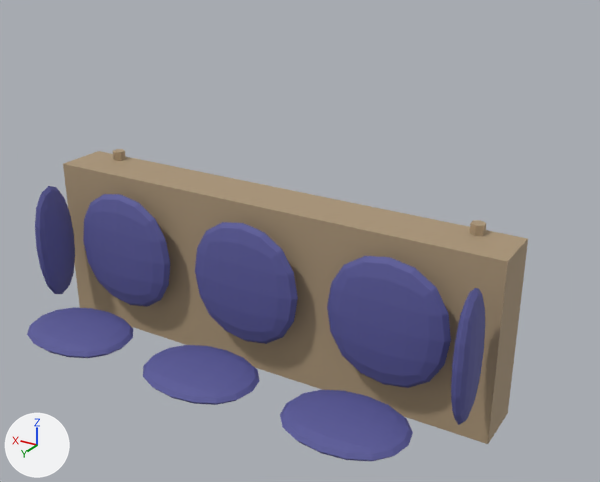
Two versions of the glTF model ev_engine/assets/sofa.glb, one commit apart.
Camera for both pictures: a 50 mm camera at (-1.52, 2.43, 1.29) aimed at (-0.13, 0.12, 0.13). Lighting does not change. The marker at lower left points along +X, +Y and +Z. The older version comes first. Vertices at exactly the same position are counted once.

Names of what the first picture shows: 'Sofa'.
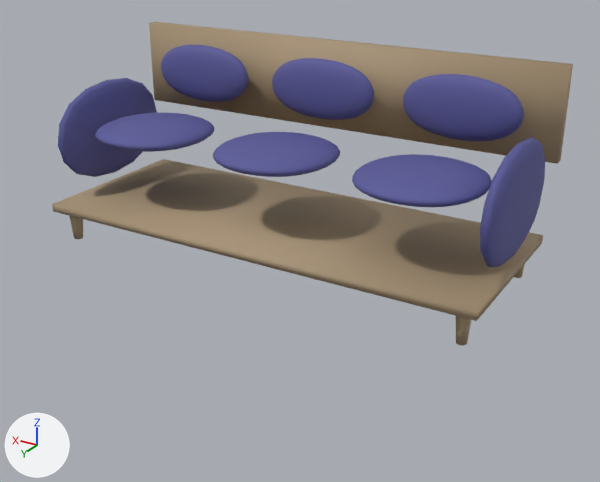
Where the change shows, as pixel boxes (x1, y1, x2, y2) in the pictures (600 x 482 px; the box of a moved part takes in the faces that stretch with it):
'Sofa', reshaped: before (27, 149, 528, 461); after (52, 22, 573, 346)
part 1 of me_cube_006, moved or reshaped: before (451, 288, 485, 425); after (480, 137, 545, 267)
part 2 of me_cube_006, moved or reshaped: before (35, 186, 75, 294); after (58, 78, 157, 177)
part 3 of me_cube_006, added (beige): after (52, 159, 543, 321)
part 4 of me_cube_006, added (beige): after (149, 22, 573, 164)
part 5 of me_cube_006, added: after (514, 264, 525, 278)
part 6 of me_cube_006, added: after (456, 316, 471, 346)
part 7 of me_cube_006, added: after (69, 216, 83, 239)
part 8 of me_cube_006, added (blue): after (352, 154, 492, 207)
part 9 of me_cube_006, added (blue): after (213, 132, 340, 177)
part 10 of me_cube_006, added (blue): after (95, 113, 214, 152)
part 11 of me_cube_006, added (blue): after (403, 74, 524, 141)
part 12 of me_cube_006, added (blue): after (272, 58, 374, 120)
part 13 of me_cube_006, added (blue): after (161, 45, 248, 102)
part 14 of me_cube_006, deleted: before (27, 149, 528, 461)

The change, as a diff of the scene's bpy script:
```diff
--- a/ev_engine/assets/sofa.glb.py
+++ b/ev_engine/assets/sofa.glb.py
@@ me_cube_006 @@
 # used by ob_sofa; location = (0.0, 0.0, 0.0)
-me_cube_006.from_pydata(...)  # 840 vertices, 1628 faces; spans x -0.9..0.9, y 0.02..0.71, z -0.38..0.31
+me_cube_006.from_pydata(...)  # 2592 vertices, 5128 faces; spans x -0.88..0.88, y -0.37..0.34, z 0.0..0.75
+# me_cube_006 part 1: the loose piece of 98 vertices spanning x -0.88..-0.82, y 0.26..0.44, z -0.23..0.23 is scaled about its middle by (1.25, 3.14, 0.836), then moved by (0.01, -0.35, 0.38)
+# me_cube_006 part 2: the loose piece of 98 vertices spanning x 0.82..0.88, y 0.26..0.44, z -0.23..0.23 is scaled about its middle by (1.25, 3.14, 0.836), then moved by (-0.01, -0.35, 0.38)
+# me_cube_006 part 3: a new loose piece, a box spanning x -0.86..0.86, y -0.335..0.335, z 0.12..0.15, in mat_ev_wood (beige #ac9678)
+# me_cube_006 part 4: a new loose piece, a box spanning x -0.88..0.88, y -0.365..-0.325, z 0.42..0.75, in mat_ev_wood (beige #ac9678)
+# me_cube_006 part 5: a new loose piece, an 8-sided cut cone along z (radius 0.018 at the low end, 0.028 at the high end) spanning x -0.828..-0.772, y -0.303..-0.247, z 0.0..0.12, in mat_ev_wood (beige #ac9678)
+# me_cube_006 part 6: a new loose piece, an 8-sided cut cone along z (radius 0.018 at the low end, 0.028 at the high end) spanning x -0.828..-0.772, y 0.247..0.303, z 0.0..0.12, in mat_ev_wood (beige #ac9678)
+# me_cube_006 part 7: a new loose piece, an 8-sided cut cone along z (radius 0.018 at the low end, 0.028 at the high end) spanning x 0.772..0.828, y 0.247..0.303, z 0.0..0.12, in mat_ev_wood (beige #ac9678)
+# me_cube_006 part 8: a new loose piece of 386 vertices spanning x -0.77..-0.33, y -0.16..0.28, z 0.38..0.46, in mat_ev_navy (blue #585898)
+# me_cube_006 part 9: a new loose piece of 386 vertices spanning x -0.22..0.22, y -0.16..0.28, z 0.38..0.46, in mat_ev_navy (blue #585898)
+# me_cube_006 part 10: a new loose piece of 386 vertices spanning x 0.33..0.77, y -0.16..0.28, z 0.38..0.46, in mat_ev_navy (blue #585898)
+# me_cube_006 part 11: a new loose piece of 386 vertices spanning x -0.77..-0.33, y -0.3..-0.21, z 0.47..0.7, in mat_ev_navy (blue #585898)
+# me_cube_006 part 12: a new loose piece of 386 vertices spanning x -0.22..0.22, y -0.3..-0.21, z 0.47..0.7, in mat_ev_navy (blue #585898)
+# me_cube_006 part 13: a new loose piece of 386 vertices spanning x 0.33..0.77, y -0.3..-0.21, z 0.47..0.7, in mat_ev_navy (blue #585898)
+# me_cube_006 part 14: 11 loose pieces with 644 vertices, spanning x -0.9..0.9, y 0.02..0.71, z -0.38..0.31, are deleted
+# other edits to the shape of me_cube_006 do not show in these pictures
 me_cube_006.materials.append(mat_ev_wood)
```
